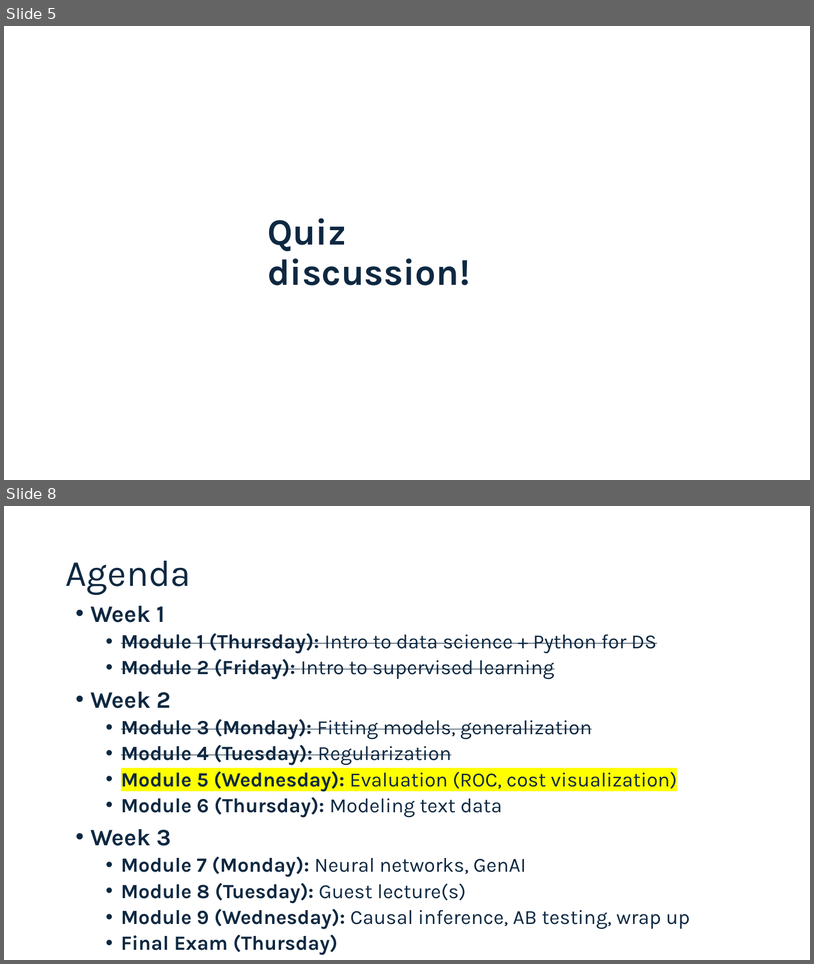
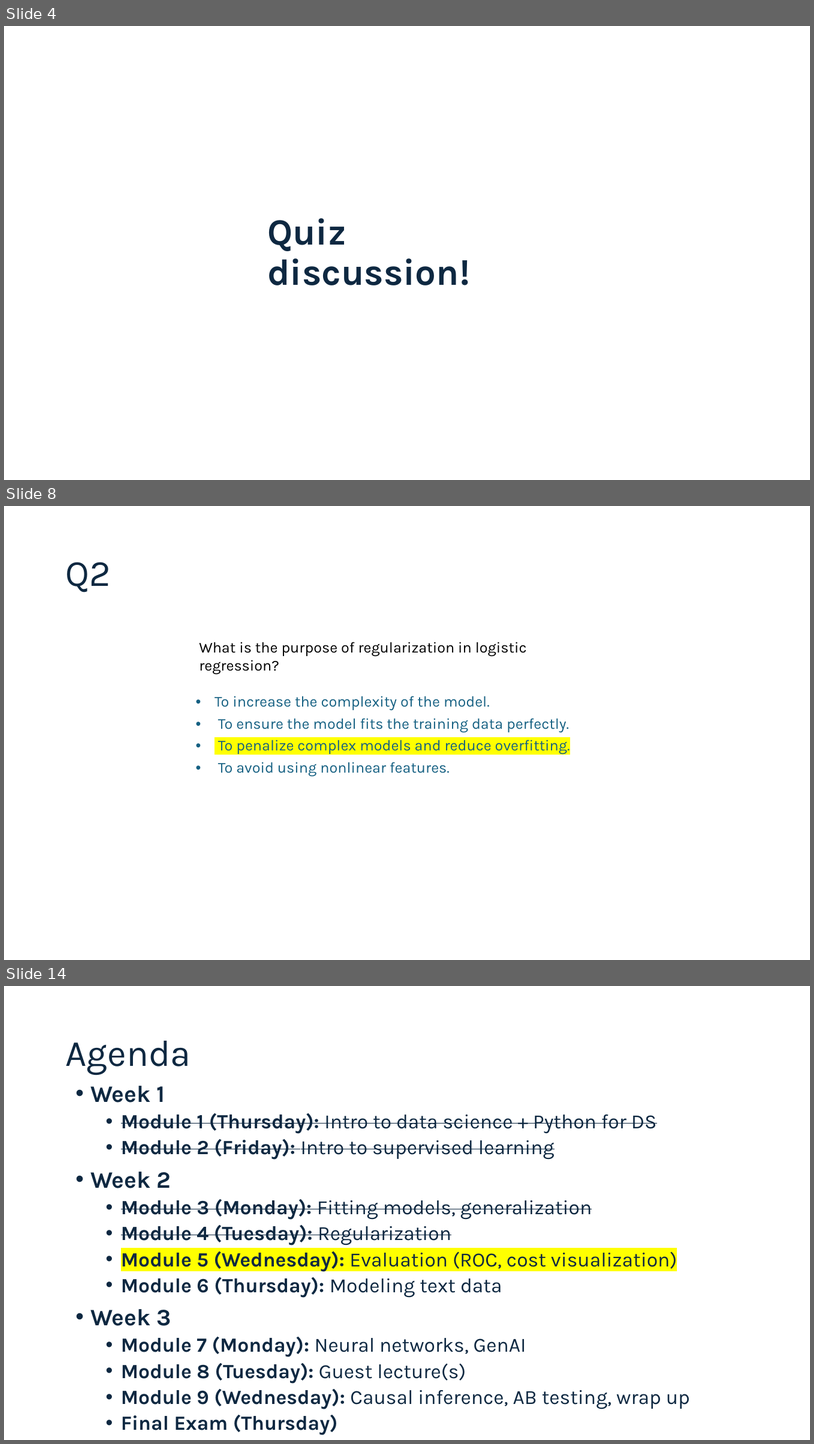
Before and after one commit to connordouglas10/DS-Tech-2025January, a slide deck: Modules/Module5/Slides 5.pptx. Shown one above the other, each under a label of ours: slides 5 and 8 before the commit, slides 4, 8 and 14 after it; the slides between them are not shown. The pictures are 814x964 and 814x1444 pixels, drawn with LibreOffice and Linux fonts; fonts in the diff are those of the drawing. Boxes give left, top, right and bottom in pixels: in the first picture for what was removed or moved away, otherwise in the second. Text is boxed around its words. In the diff, an @@ line names an element or a change of style, - is before the commit and + after.

Commit message:
added data

```diff
--- a/Modules/Module5/Slides 5.pptx
+++ b/Modules/Module5/Slides 5.pptx
@@ slide 8 added at bbox=[4, 506, 810, 960], background #FFFFFF @@
@@ title added at bbox=[65, 562, 111, 592], 44 pt, text #0E2841 @@
+Q2
@@ text added at bbox=[199, 642, 527, 674], 18 pt, text #000000 @@
+What is the purpose of regularization in logistic regression?
@@ table added at bbox=[185, 691, 630, 778], 4 rows, 2 columns @@
+ | To increase the complexity of the model.
+ | To ensure the model fits the training data perfectly.
+ | To penalize complex models and reduce overfitting.
+ | To avoid using nonlinear features.
@@ what was slide 5 is now slide 4 @@
@@ what was slide 8 is now slide 14 @@
```
Also in this commit, not shown: 2 slides changed, 12 other slides added, 3 slides removed, 2 other files.
